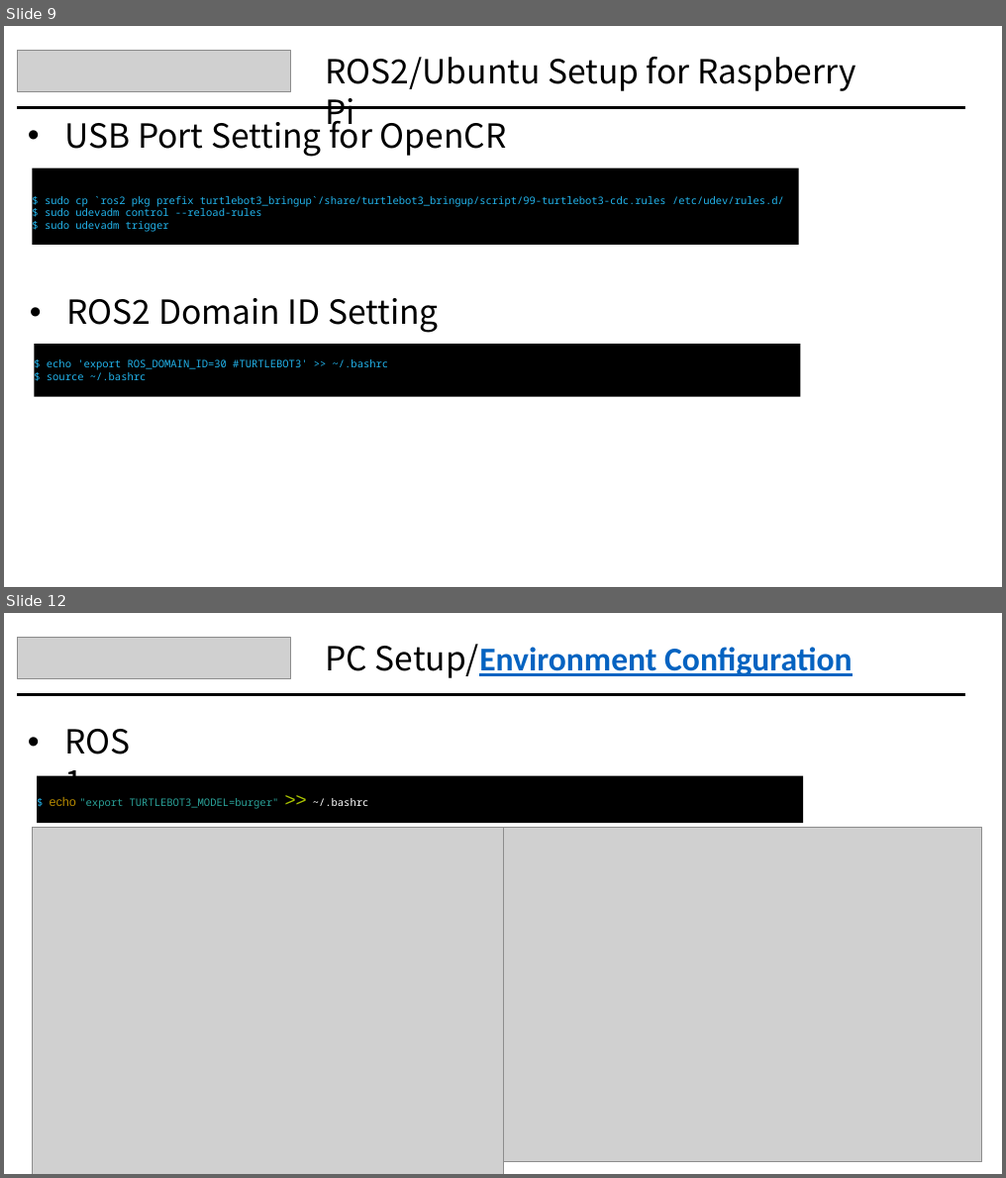
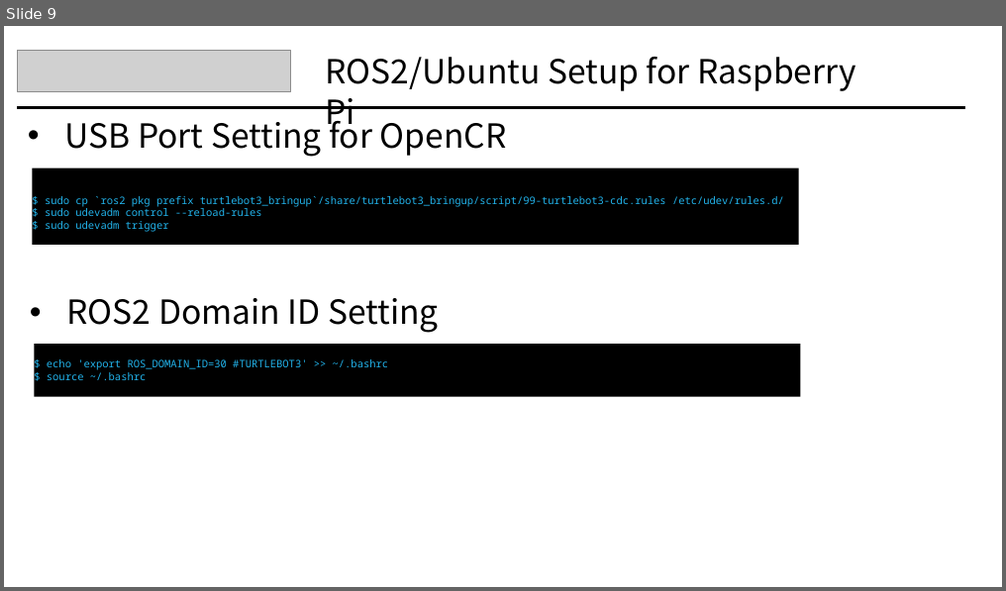
Before and after one commit to orocapangyo/turtlebot, a slide deck: Tutorial/02-Week/robert/Turtlebot_02_robert.pptx. Shown one above the other, each under a label of ours: slides 9 and 12 before the commit, slide 9 after it; the slides between them are not shown. The pictures are 1006x1178 and 1006x591 pixels, drawn with LibreOffice and Linux fonts; fonts in the diff are those of the drawing; grey boxes stand for pictures. Boxes give left, top, right and bottom in pixels: in the first picture for what was removed or moved away, otherwise in the second. Text is boxed around its words. In the diff, an @@ line names an element or a change of style, - is before the commit and + after.

```diff
--- a/Tutorial/02-Week/robert/Turtlebot_02_robert.pptx
+++ b/Tutorial/02-Week/robert/Turtlebot_02_robert.pptx
@@ slide 12 removed at [4, 613, 1002, 1174], background #FFFFFF @@
@@ picture removed at [17, 637, 290, 679] @@
@@ text removed at [326, 644, 852, 678] @@
-PC Setup/Environment Configuration
@@ line removed from (17, 695) to (965, 695) @@
@@ text removed at [21, 718, 156, 765] @@
-• ROS1
@@ rectangle removed at [37, 776, 804, 823] @@
-$ echo "export TURTLEBOT3_MODEL=burger" >> ~/.bashrc
@@ picture removed at [33, 827, 503, 1174] @@
@@ picture removed at [503, 827, 982, 1161] @@
```
Also in this commit, not shown: 1 slide changed, 3 other slides removed, 4 other files.
